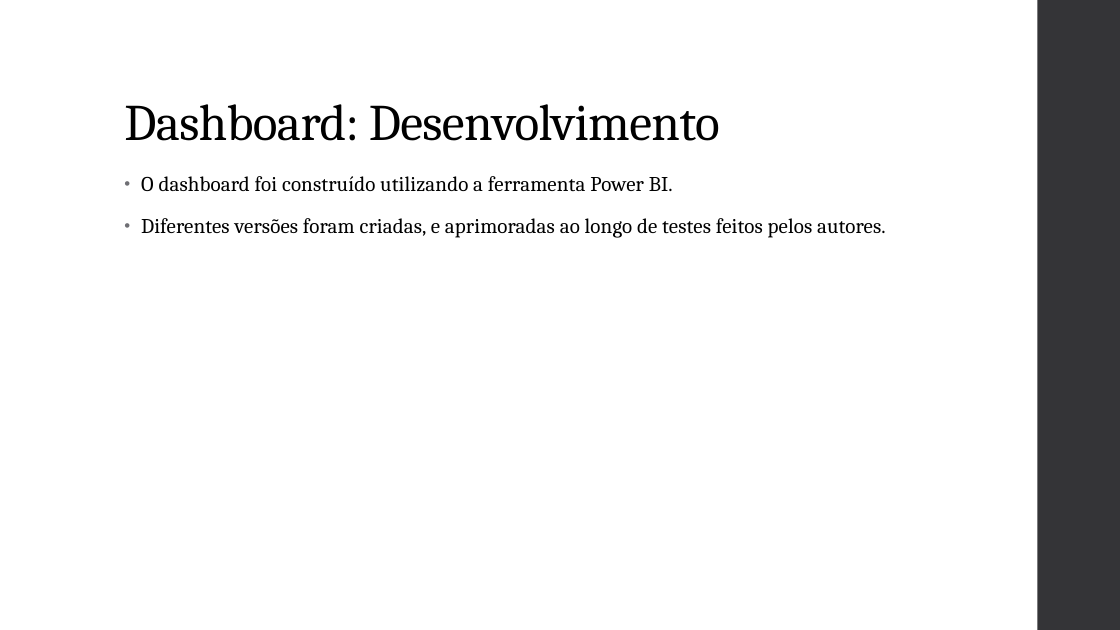
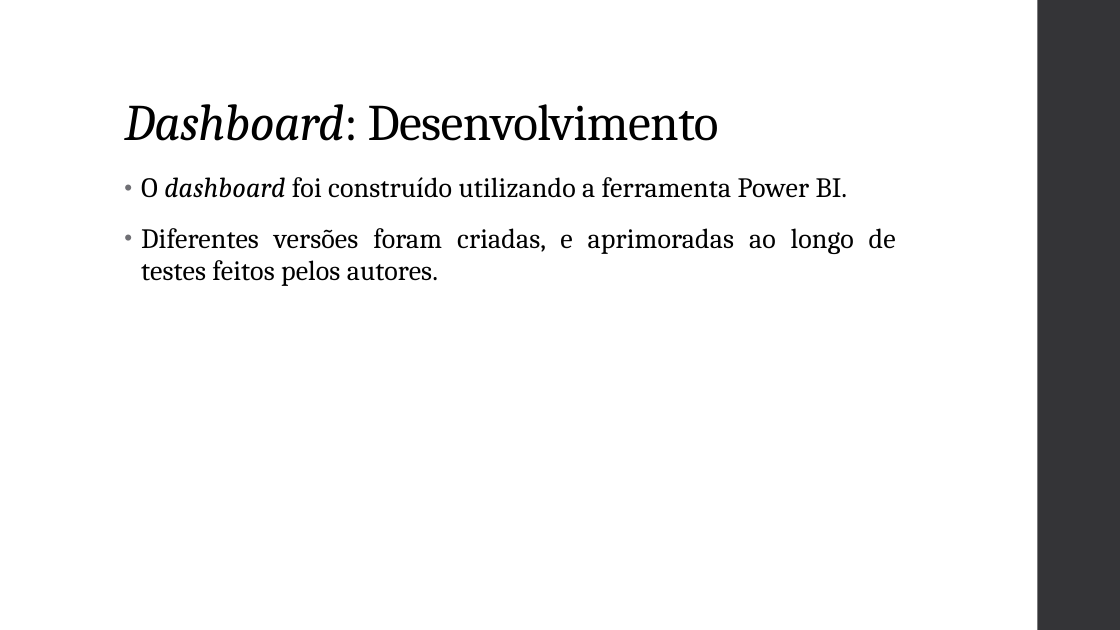
Before and after one commit to gvheisler/dashboard-disciplinas, a slide deck: slide 7 of presentation/presentation.pptx (slide 5 before the commit). Drawn at 1120x630 pixels with LibreOffice and Linux fonts; fonts in the diff are those of the drawing. Boxes give left, top, right and bottom in pixels: in the first picture for what was removed or moved away, otherwise in the second. Text is boxed around its words. In the diff, an @@ line names an element or a change of style, - is before the commit and + after.

```diff
--- a/presentation/presentation.pptx
+++ b/presentation/presentation.pptx
@@ title "Dashboard: Desenvolvimento" at (124,104,719,141): italic on in "Dashboard:" @@
@@ text "O dashboard foi construído utilizando ..." at (141,177,896,286): size 18 to 24 pt; italic on in "dashboard"; alignment left to justified @@
```
Also in this commit, not shown: 6 other slides changed, 2 slides added, 3 slides removed, 1 other file.
